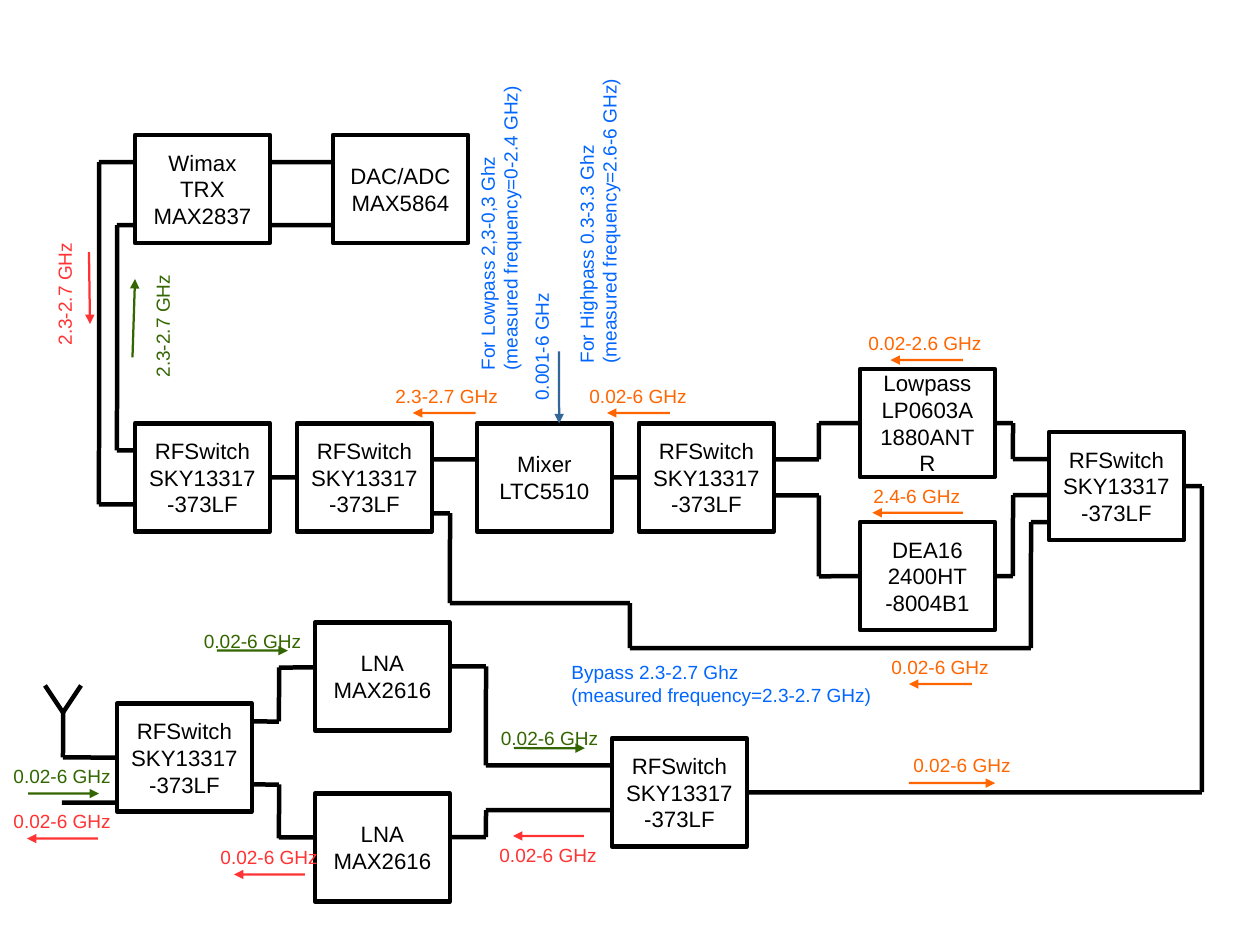
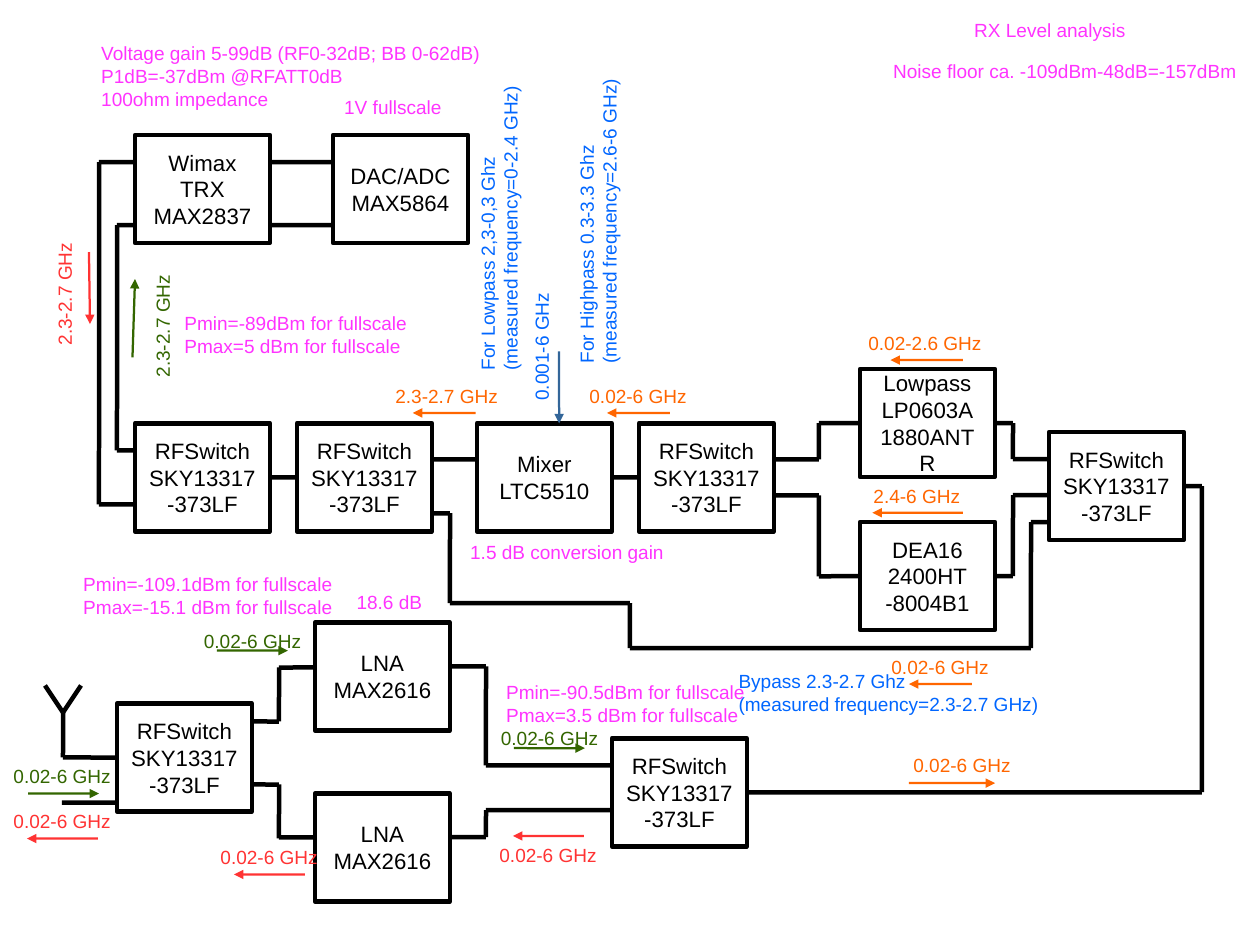
Before and after one commit to rad1o/hardware, a slide deck: slide 1 of overview_RF.odp. Drawn at 1260x945 pixels with LibreOffice and Linux fonts; fonts in the diff are those of the drawing. Boxes give left, top, right and bottom in pixels: in the first picture for what was removed or moved away, otherwise in the second. Text is boxed around its words. In the diff, an @@ line names an element or a change of style, - is before the commit and + after.

Commit message:
Work on the overview
Add the levels in the overview and complete the frequency plan

```diff
--- a/overview_RF.odp
+++ b/overview_RF.odp
@@ text added at box(974, 23, 1126, 41), 12 pt, text #FF33FF @@
+RX Level analysis
@@ text added at box(101, 46, 480, 110), 12 pt, text #FF33FF @@
+Voltage gain 5-99dB (RF0-32dB; BB 0-62dB)
+P1dB=-37dBm @RFATT0dB
+100ohm impedance
@@ text added at box(893, 64, 1236, 78), 12 pt, text #FF33FF @@
+Noise floor ca. -109dBm-48dB=-157dBm
@@ text added at box(344, 100, 442, 114), 12 pt, text #FF33FF @@
+1V fullscale
@@ text added at box(184, 316, 407, 353), 12 pt, text #FF33FF @@
+Pmin=-89dBm for fullscale
+Pmax=5 dBm for fullscale
@@ text added at box(470, 545, 664, 563), 12 pt, text #FF33FF @@
+1.5 dB conversion gain
@@ text added at box(83, 577, 332, 614), 12 pt, text #FF33FF @@
+Pmin=-109.1dBm for fullscale
+Pmax=-15.1 dBm for fullscale
@@ text added at box(357, 595, 422, 609), 12 pt, text #FF33FF @@
+18.6 dB
@@ text added at box(506, 685, 745, 722), 12 pt, text #FF33FF @@
+Pmin=-90.5dBm for fullscale
+Pmax=3.5 dBm for fullscale
@@ text "Bypass 2.3-2.7 Ghz": place and size @@
-text "Bypass 2.3-2.7 Ghz" at box(571, 665, 871, 706)
+text "Bypass 2.3-2.7 Ghz" at box(739, 673, 1038, 715)
```
Also in this commit, not shown: 1 other slide changed, 1 slide added, 1 slide removed, 1 other file.
